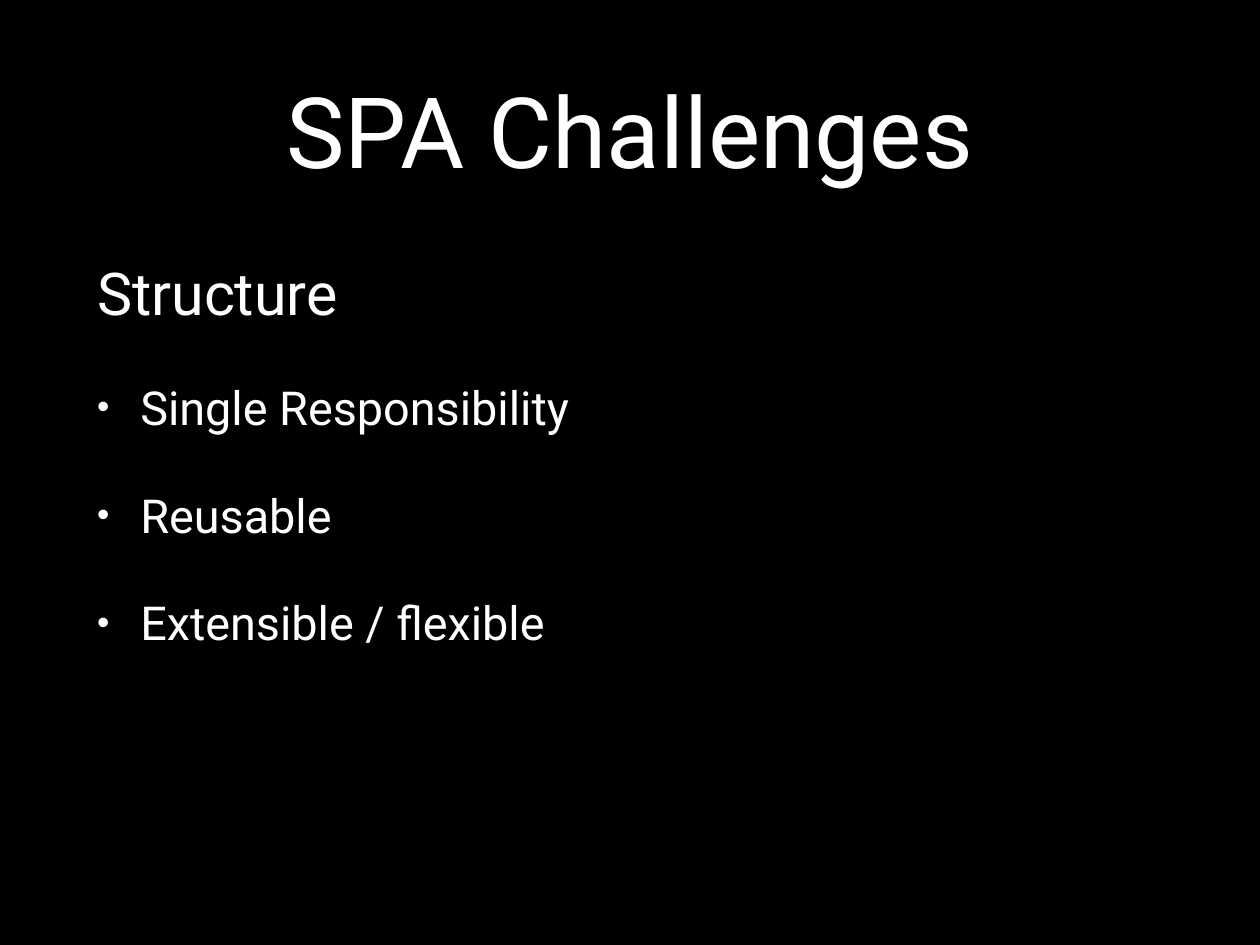
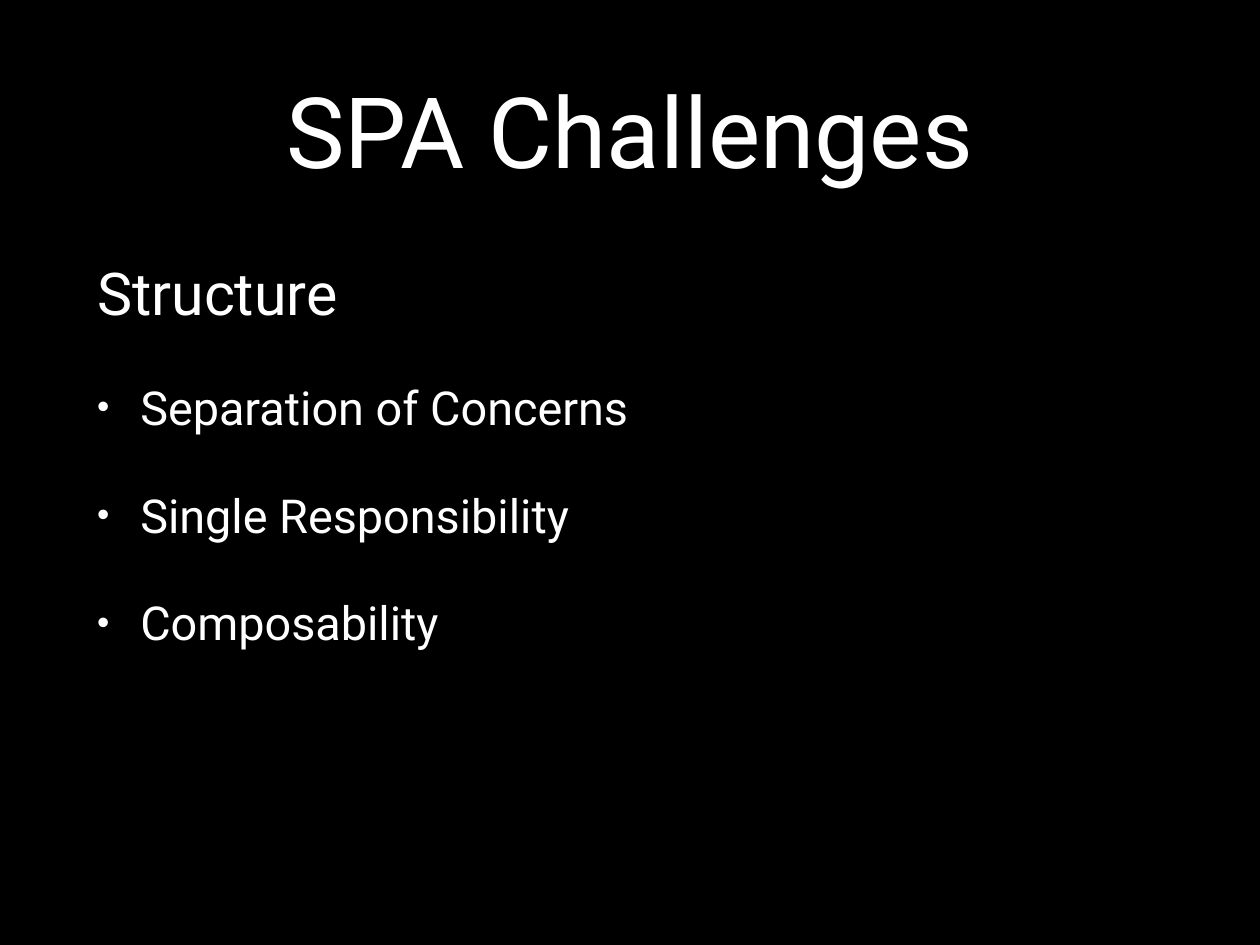
Before and after one commit to eliasjames/training-angular, a slide deck: slide 12 of slides/2.0/Angular 2.0 Slides Day 1.pptx. Drawn at 1260x945 pixels with LibreOffice and Linux fonts; fonts in the diff are those of the drawing. Boxes give left, top, right and bottom in pixels: in the first picture for what was removed or moved away, otherwise in the second. Text is boxed around its words. In the diff, an @@ line names an element or a change of style, - is before the commit and + after.

```diff
--- a/slides/2.0/Angular 2.0 Slides Day 1.pptx
+++ b/slides/2.0/Angular 2.0 Slides Day 1.pptx
@@ text at [140, 389, 628, 435]: paragraph added @@
+• Separation of Concerns
@@ text at [140, 605, 438, 650]: text changed @@
-• Reusable
-• Extensible / flexible
+• Composability
```
Also in this commit, not shown: 7 other slides changed, 6 slides added, 5 other files.
